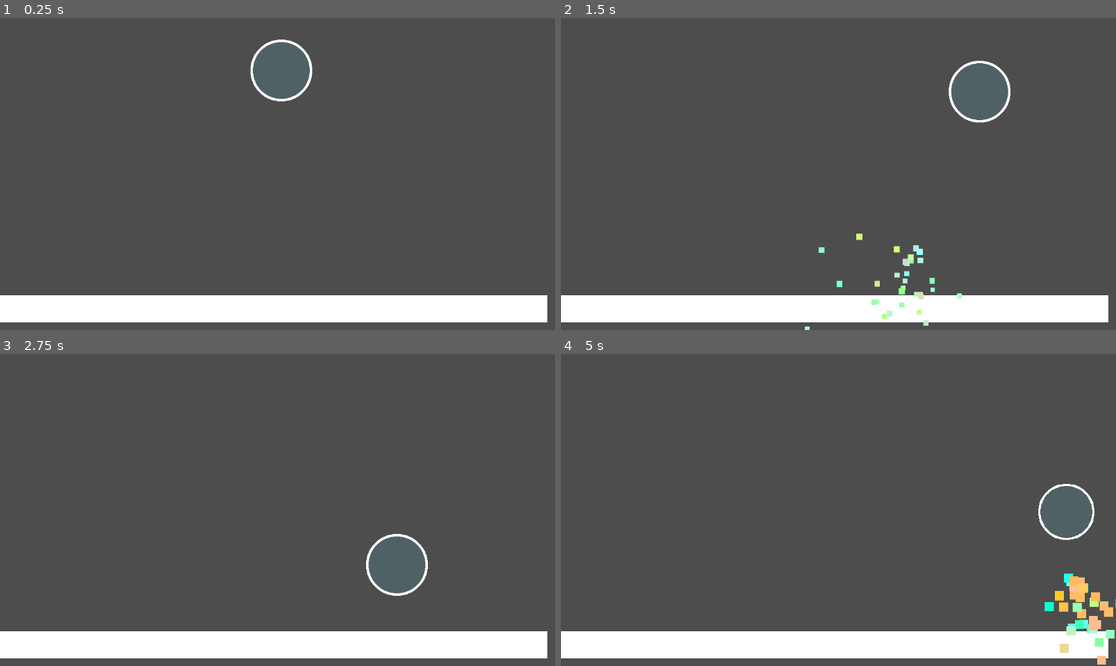
Above: before the commit, frames 1-4 (two rows, left to right).
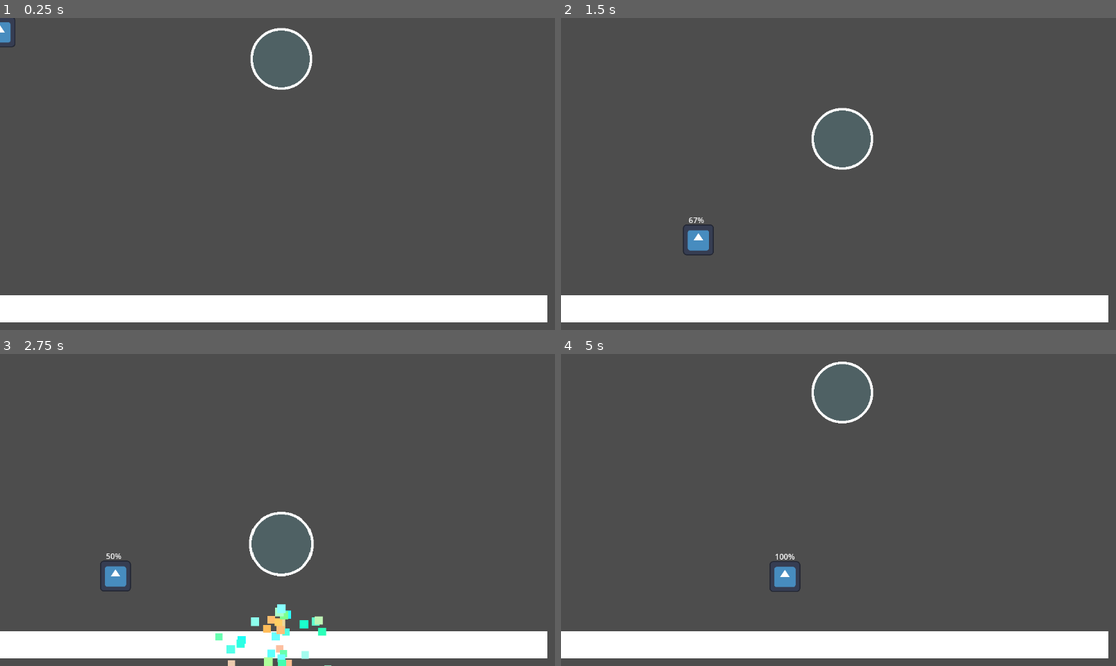
Above: after the commit, the same moments.

Repository: ron0studios/Global-Game-Jam-2025
Game: Godot game, scene res://objects/sandbox.tscn
Same seed, same stepped clock (60 frames per second), same inputs: the game is played once before the commit and once after it. The engine's default icon, where the game draws it, is replaced by a stand-in: a white triangle on a blue panel in a dark square.
Inputs:
- Up to frame 1 (0.25 s): no input
- Up to frame 2 (1.5 s): hold Space (blow, bound only after the commit) 0.53-1.28 s; hold Right (ui_right) from 0.53 s (still down); tap W (jump, bound only after the commit) at 0.77, 0.8, 1.07, 1.35 s
- Up to frame 3 (2.75 s): tap W (jump, bound only after the commit) at 1.52, 1.82, 2.3 s; tap Space (blow, bound only after the commit) at 1.55 s; release Right (ui_right) at 2.03 s; hold Left (ui_left) from 2.03 s (still down); hold Space (blow, bound only after the commit) from 2.03 s (still down)
- Up to frame 4 (5 s): release Left (ui_left) at 2.78 s; release Space (blow, bound only after the commit) at 2.78 s; hold Right (ui_right) 2.78-4.28 s; tap Space (blow, bound only after the commit) at 2.85, 4.35 s; tap W (jump, bound only after the commit) at 3.02, 3.32, 3.6, 3.77, 4.07, 4.52, 4.82 s; hold Left (ui_left) from 4.28 s (still down)

The runs differ from the first frame. In frame 1, 0.7% of the frame differs, in the area x 0-57%, y 0-27%; in frame 2, 1.5%; in frame 3, 2.0%; in frame 4, 2.1%, in the area x 37-100%, y 2-100%.

Commit message:
Basic player
Added a player that can blow ;) and made the bubble fall slower

Diff:
--- a/objects/bubble.gd
+++ b/objects/bubble.gd
@@ -3,6 +3,7 @@
 
 const SPEED = 300.0
 const JUMP_VELOCITY = -400.0
+var fall_speed = 150
 var prev_velocity
 signal hit
 
@@ -22,20 +23,12 @@
 func _physics_process(delta: float) -> void:
 	# Add the gravity.
 	if not is_on_floor():
-		velocity += get_gravity() * delta
+		velocity.y += fall_speed * delta
 	else:
 		print("hit")
 		print(prev_velocity)
 		hit_floor()
 		velocity.y = -prev_velocity
 
-	# Get the input direction and handle the movement/deceleration.
-	# As good practice, you should replace UI actions with custom gameplay actions.
-	var direction := Input.get_axis("ui_left", "ui_right")
-	if direction:
-		velocity.x = direction * SPEED
-	else:
-		velocity.x = move_toward(velocity.x, 0, SPEED)
-
 	prev_velocity = velocity.y # velocity before landing on floor
 	move_and_slide()
--- /dev/null
+++ b/objects/player.tscn
@@ -0,0 +1,43 @@
+[gd_scene load_steps=5 format=3 uid="uid://5hhqv1ty5cr2"]
+
+[ext_resource type="Script" path="res://player.gd" id="1_1uga2"]
+[ext_resource type="Texture2D" uid="uid://d5gw5bael405" path="res://icon.svg" id="1_nn3tg"]
+
+[sub_resource type="SpriteFrames" id="SpriteFrames_y1w2h"]
+animations = [{
+"frames": [{
+"duration": 1.0,
+"texture": ExtResource("1_nn3tg")
+}],
+"loop": true,
+"name": &"default",
+"speed": 5.0
+}]
+
+[sub_resource type="RectangleShape2D" id="RectangleShape2D_f0w82"]
+
+[node name="Player" type="CharacterBody2D"]
+script = ExtResource("1_1uga2")
+
+[node name="AnimatedSprite2D" type="AnimatedSprite2D" parent="."]
+scale = Vector2(0.5, 0.5)
+sprite_frames = SubResource("SpriteFrames_y1w2h")
+
+[node name="CollisionShape2D" type="CollisionShape2D" parent="."]
+scale = Vector2(3, 3)
+shape = SubResource("RectangleShape2D_f0w82")
+
+[node name="Label" type="Label" parent="."]
+anchors_preset = 7
+anchor_left = 0.5
+anchor_top = 1.0
+anchor_right = 0.5
+anchor_bottom = 1.0
+offset_left = -20.0
+offset_top = -53.0
+offset_right = 20.0
+offset_bottom = -30.0
+grow_horizontal = 2
+grow_vertical = 0
+size_flags_vertical = 0
+text = "100%"
--- a/objects/sandbox.tscn
+++ b/objects/sandbox.tscn
@@ -1,6 +1,7 @@
-[gd_scene load_steps=3 format=3 uid="uid://vs78q3v3ddl5"]
+[gd_scene load_steps=4 format=3 uid="uid://vs78q3v3ddl5"]
 
 [ext_resource type="PackedScene" uid="uid://53cd60akj2u0" path="res://objects/bubble.tscn" id="1_0m1l4"]
+[ext_resource type="PackedScene" uid="uid://5hhqv1ty5cr2" path="res://objects/player.tscn" id="2_164q8"]
 
 [sub_resource type="RectangleShape2D" id="RectangleShape2D_f2nrx"]
 size = Vector2(1173, 57)
@@ -22,3 +23,5 @@
 
 [node name="bubble" parent="." instance=ExtResource("1_0m1l4")]
 position = Vector2(584, 80)
+
+[node name="Player" parent="." instance=ExtResource("2_164q8")]
--- /dev/null
+++ b/player.gd
@@ -0,0 +1,33 @@
+extends CharacterBody2D
+
+
+const SPEED = 300.0
+const JUMP_VELOCITY = -400.0
+var breath = 100
+
+
+func _physics_process(delta: float) -> void:
+	# Add the gravity.
+	if not is_on_floor():
+		velocity += get_gravity() * delta
+
+	# Handle jump.
+	if Input.is_action_just_pressed("jump") and is_on_floor():
+		velocity.y = JUMP_VELOCITY
+
+	# Get the input direction and handle the movement/deceleration.
+	# As good practice, you should replace UI actions with custom gameplay actions.
+	var direction := Input.get_axis("ui_left", "ui_right")
+	if direction:
+		velocity.x = direction * SPEED
+	else:
+		velocity.x = move_toward(velocity.x, 0, SPEED)
+
+	if Input.is_action_pressed("blow"): #Space key
+		breath = max(0, breath-1)
+	else:
+		breath = min(100, breath+1)
+
+	$Label.text = str(breath) + "%"
+
+	move_and_slide()
--- a/project.godot
+++ b/project.godot
@@ -15,6 +15,32 @@
 config/features=PackedStringArray("4.3", "Forward Plus")
 config/icon="res://icon.svg"
 
+[input]
+
+left={
+"deadzone": 0.5,
+"events": [Object(InputEventKey,"resource_local_to_scene":false,"resource_name":"","device":-1,"window_id":0,"alt_pressed":false,"shift_pressed":false,"ctrl_pressed":false,"meta_pressed":false,"pressed":false,"keycode":0,"physical_keycode":65,"key_label":0,"unicode":97,"location":0,"echo":false,"script":null)
+, Object(InputEventKey,"resource_local_to_scene":false,"resource_name":"","device":-1,"window_id":0,"alt_pressed":false,"shift_pressed":false,"ctrl_pressed":false,"meta_pressed":false,"pressed":false,"keycode":0,"physical_keycode":4194319,"key_label":0,"unicode":0,"location":0,"echo":false,"script":null)
+]
+}
+right={
+"deadzone": 0.5,
+"events": [Object(InputEventKey,"resource_local_to_scene":false,"resource_name":"","device":-1,"window_id":0,"alt_pressed":false,"shift_pressed":false,"ctrl_pressed":false,"meta_pressed":false,"pressed":false,"keycode":0,"physical_keycode":68,"key_label":0,"unicode":100,"location":0,"echo":false,"script":null)
+, Object(InputEventKey,"resource_local_to_scene":false,"resource_name":"","device":-1,"window_id":0,"alt_pressed":false,"shift_pressed":false,"ctrl_pressed":false,"meta_pressed":false,"pressed":false,"keycode":0,"physical_keycode":4194321,"key_label":0,"unicode":0,"location":0,"echo":false,"script":null)
+]
+}
+blow={
+"deadzone": 0.5,
+"events": [Object(InputEventKey,"resource_local_to_scene":false,"resource_name":"","device":-1,"window_id":0,"alt_pressed":false,"shift_pressed":false,"ctrl_pressed":false,"meta_pressed":false,"pressed":false,"keycode":0,"physical_keycode":32,"key_label":0,"unicode":32,"location":0,"echo":false,"script":null)
+]
+}
+jump={
+"deadzone": 0.5,
+"events": [Object(InputEventKey,"resource_local_to_scene":false,"resource_name":"","device":-1,"window_id":0,"alt_pressed":false,"shift_pressed":false,"ctrl_pressed":false,"meta_pressed":false,"pressed":false,"keycode":0,"physical_keycode":87,"key_label":0,"unicode":119,"location":0,"echo":false,"script":null)
+, Object(InputEventKey,"resource_local_to_scene":false,"resource_name":"","device":-1,"window_id":0,"alt_pressed":false,"shift_pressed":false,"ctrl_pressed":false,"meta_pressed":false,"pressed":false,"keycode":0,"physical_keycode":4194320,"key_label":0,"unicode":0,"location":0,"echo":false,"script":null)
+]
+}
+
 [rendering]
 
 textures/canvas_textures/default_texture_filter=0
